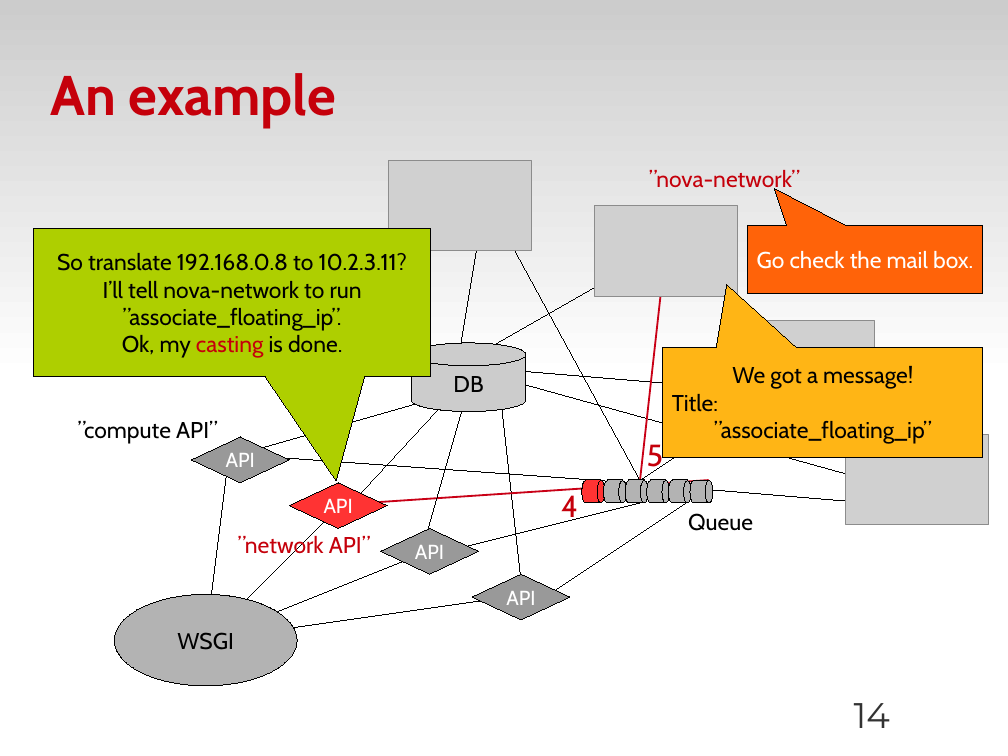
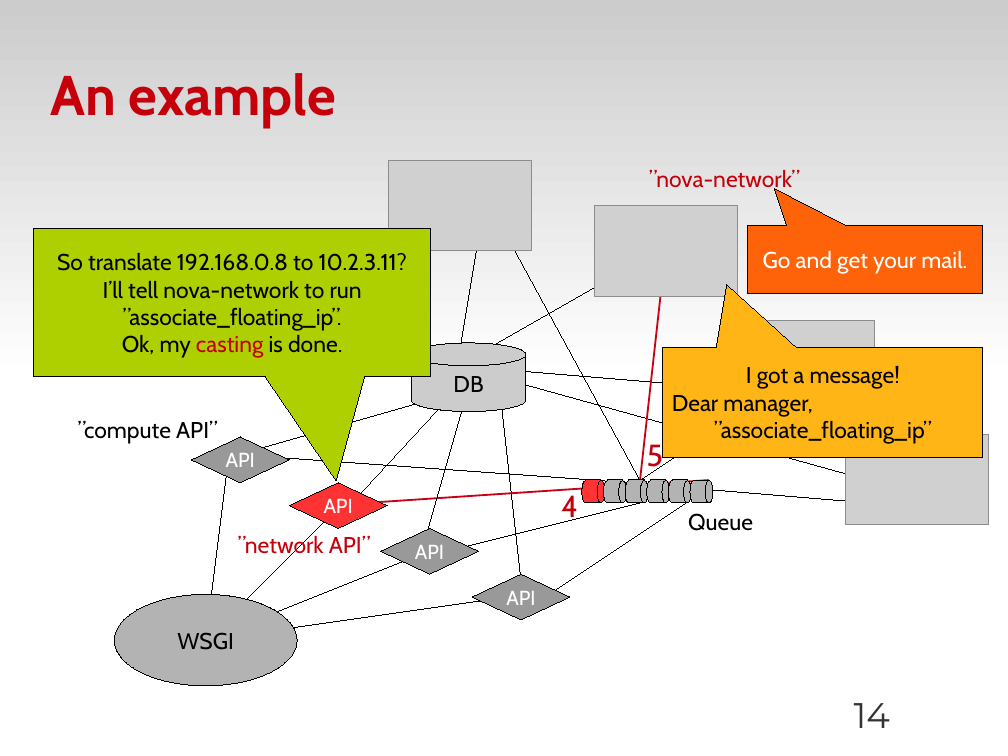
Before and after one commit to zyluo/talk-COSUG-2012, a slide deck: slide 14 of COSUG-2012-LZY.odp. Drawn at 1008x756 pixels with LibreOffice and Linux fonts; fonts in the diff are those of the drawing; grey boxes stand for pictures; background and template pictures are left out. Boxes give left, top, right and bottom in pixels: in the first picture for what was removed or moved away, otherwise in the second. Text is boxed around its words. In the diff, an @@ line names an element or a change of style, - is before the commit and + after.

```diff
--- a/COSUG-2012-LZY.odp
+++ b/COSUG-2012-LZY.odp
@@ text in speech box at [763,251,967,274]: text changed @@
-Go check the mail box.
+Go and get your mail.
@@ text in speech box at [672,366,900,417]: text changed @@
-We got a message!
-Title:
+I got a message!
+Dear manager,
```
Also in this commit, not shown: 9 other slides changed.
